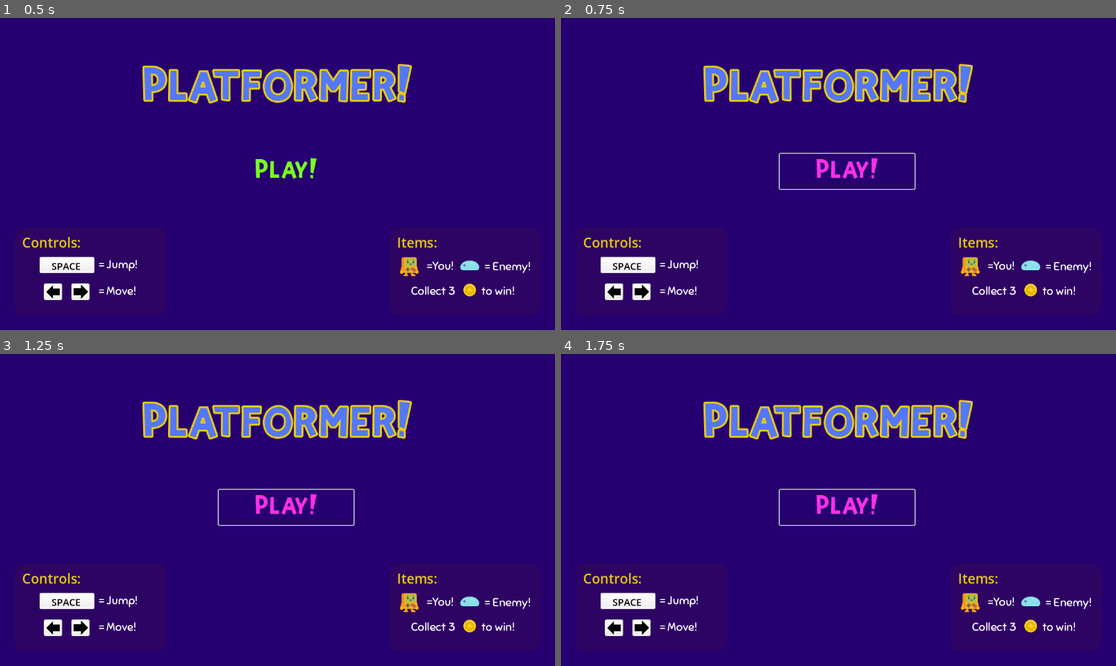
Above: before the commit, frames 1-4 (two rows, left to right).
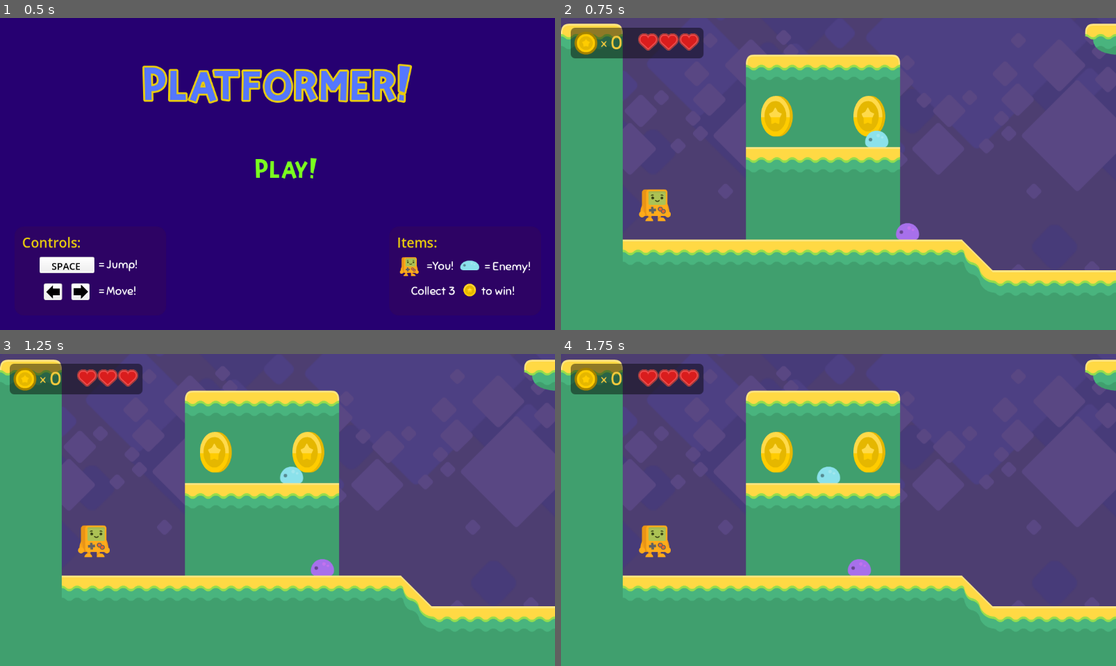
Above: after the commit, the same moments.

Repository: lufog/godot-borncg-platformer
Game: Godot game, scene res://title_menu.tscn
Same seed, same stepped clock (60 frames per second), same inputs: the game is played once before the commit and once after it.
Inputs (mouse positions are in pixels of both pictures, inside the frame that each line leads up to):
- Up to frame 1 (0.5 s): no input
- Up to frame 2 (0.75 s): click "Play!" at 0.5 s
- Up to frame 3 (1.25 s): no input
- Up to frame 4 (1.75 s): click (849, 506) at 1.25 s, where only the run before the commit has a clickable "Play!"

Frame 1 is identical in both runs. In frame 2, 100% of the frame differs, in the area x 0-100%, y 0-100%; in frame 3, 100%; in frame 4, 100%.
Error before the commit: Invalid call. Nonexistent function 'change_scene' in base 'SceneTree'. (res://play_button.gd:9)
Error after the commit: Parse Error: Cannot use "continue" outside of a loop. (res://steve.gd:37)

Commit message:
Update to beta 8

Diff:
--- a/global.gd
+++ b/global.gd
@@ -14,4 +14,4 @@
 	if lives <= 0:
 		lives = max_lives
 		hud.update_hearts()
-		tree.change_scene("res://game_over.tscn")
+		tree.change_scene_to_file("res://game_over.tscn")
--- a/hud.gd
+++ b/hud.gd
@@ -20,7 +20,7 @@
 	_update_coins(coins)
 
 	if coins == 3:
-		tree.change_scene("res://you_win.tscn")
+		tree.change_scene_to_file("res://you_win.tscn")
 
 
 func update_hearts() -> void:
--- a/main_menu_button.gd
+++ b/main_menu_button.gd
@@ -5,4 +5,4 @@
 
 
 func _on_pressed() -> void:
-	tree.change_scene("res://title_menu.tscn")
+	tree.change_scene_to_file("res://title_menu.tscn")
--- a/play_button.gd
+++ b/play_button.gd
@@ -6,4 +6,4 @@
 
 func _on_pressed() -> void:
 	Global.lives = Global.max_lives
-	tree.change_scene("res://level_1.tscn")
+	tree.change_scene_to_file("res://level_1.tscn")
--- a/project.godot
+++ b/project.godot
@@ -12,8 +12,8 @@
 
 config/name="Platformer"
 run/main_scene="res://title_menu.tscn"
-config/features=PackedStringArray("4.0", "Vulkan Clustered")
-config/icon="res://icon.png"
+config/features=PackedStringArray("4.0")
+config/icon="res://icon.svg"
 
 [autoload]
 
@@ -23,43 +23,43 @@
 
 move_left={
 "deadzone": 0.5,
-"events": [Object(InputEventKey,"resource_local_to_scene":false,"resource_name":"","device":0,"window_id":0,"store_command":true,"alt_pressed":false,"shift_pressed":false,"meta_pressed":false,"command_pressed":false,"pressed":false,"keycode …(71 unchanged characters)…
-, Object(InputEventKey,"resource_local_to_scene":false,"resource_name":"","device":0,"window_id":0,"store_command":true,"alt_pressed":false,"shift_pressed":false,"meta_pressed":false,"command_pressed":false,"pressed":false,"keycode":0,"physical_keycode":65,"unicode":0,"echo":false,"script":null)
+"events": [Object(InputEventKey,"resource_local_to_scene":false,"resource_name":"","device":0,"window_id":0,"alt_pressed":false,"shift_pressed":false,"ctrl_pressed":false,"meta_pressed":false,"pressed":false,"keycode …(71 unchanged characters)…
+, Object(InputEventKey,"resource_local_to_scene":false,"resource_name":"","device":0,"window_id":0,"alt_pressed":false,"shift_pressed":false,"ctrl_pressed":false,"meta_pressed":false,"pressed":false,"keycode":0,"physical_keycode":65,"unicode":0,"echo":false,"script":null)
 ]
 }
 move_right={
 "deadzone": 0.5,
-"events": [Object(InputEventKey,"resource_local_to_scene":false,"resource_name":"","device":0,"window_id":0,"store_command":true,"alt_pressed":false,"shift_pressed":false,"meta_pressed":false,"command_pressed":false,"pressed":false,"keycode …(71 unchanged characters)…
-, Object(InputEventKey,"resource_local_to_scene":false,"resource_name":"","device":0,"window_id":0,"store_command":true,"alt_pressed":false,"shift_pressed":false,"meta_pressed":false,"command_pressed":false,"pressed":false,"keycode":0,"physical_keycode":68,"unicode":0,"echo":false,"script":null)
+"events": [Object(InputEventKey,"resource_local_to_scene":false,"resource_name":"","device":0,"window_id":0,"alt_pressed":false,"shift_pressed":false,"ctrl_pressed":false,"meta_pressed":false,"pressed":false,"keycode …(71 unchanged characters)…
+, Object(InputEventKey,"resource_local_to_scene":false,"resource_name":"","device":0,"window_id":0,"alt_pressed":false,"shift_pressed":false,"ctrl_pressed":false,"meta_pressed":false,"pressed":false,"keycode":0,"physical_keycode":68,"unicode":0,"echo":false,"script":null)
 ]
 }
 jump={
 "deadzone": 0.5,
-"events": [Object(InputEventKey,"resource_local_to_scene":false,"resource_name":"","device":0,"window_id":0,"store_command":true,"alt_pressed":false,"shift_pressed":false,"meta_pressed":false,"command_pressed":false,"pressed":false,"keycode …(65 unchanged characters)…
+"events": [Object(InputEventKey,"resource_local_to_scene":false,"resource_name":"","device":0,"window_id":0,"alt_pressed":false,"shift_pressed":false,"ctrl_pressed":false,"meta_pressed":false,"pressed":false,"keycode …(65 unchanged characters)…
 ]
 }
 run={
 "deadzone": 0.5,
-"events": [Object(InputEventKey,"resource_local_to_scene":false,"resource_name":"","device":0,"window_id":0,"store_command":true,"alt_pressed":false,"shift_pressed":false,"meta_pressed":false,"command_pressed":false,"pressed":false,"keycode …(71 unchanged characters)…
-, Object(InputEventKey,"resource_local_to_scene":false,"resource_name":"","device":0,"window_id":0,"store_command":true,"alt_pressed":false,"shift_pressed":false,"meta_pressed":false,"command_pressed":false,"pressed":false,"keycode":0,"physical_keycode":90,"unicode":0,"echo":false,"script":null)
+"events": [Object(InputEventKey,"resource_local_to_scene":false,"resource_name":"","device":0,"window_id":0,"alt_pressed":false,"shift_pressed":false,"ctrl_pressed":false,"meta_pressed":false,"pressed":false,"keycode …(71 unchanged characters)…
+, Object(InputEventKey,"resource_local_to_scene":false,"resource_name":"","device":0,"window_id":0,"alt_pressed":false,"shift_pressed":false,"ctrl_pressed":false,"meta_pressed":false,"pressed":false,"keycode":0,"physical_keycode":90,"unicode":0,"echo":false,"script":null)
 ]
 }
 fire={
 "deadzone": 0.5,
-"events": [Object(InputEventKey,"resource_local_to_scene":false,"resource_name":"","device":0,"window_id":0,"store_command":true,"alt_pressed":false,"shift_pressed":false,"meta_pressed":false,"command_pressed":false,"pressed":false,"keycode …(65 unchanged characters)…
-, Object(InputEventKey,"resource_local_to_scene":false,"resource_name":"","device":0,"window_id":0,"store_command":true,"alt_pressed":false,"shift_pressed":false,"meta_pressed":false,"command_pressed":false,"pressed":false,"keycode":0,"physical_keycode":88,"unicode":0,"echo":false,"script":null)
+"events": [Object(InputEventKey,"resource_local_to_scene":false,"resource_name":"","device":0,"window_id":0,"alt_pressed":false,"shift_pressed":false,"ctrl_pressed":false,"meta_pressed":false,"pressed":false,"keycode …(65 unchanged characters)…
+, Object(InputEventKey,"resource_local_to_scene":false,"resource_name":"","device":0,"window_id":0,"alt_pressed":false,"shift_pressed":false,"ctrl_pressed":false,"meta_pressed":false,"pressed":false,"keycode":0,"physical_keycode":88,"unicode":0,"echo":false,"script":null)
 ]
 }
 up={
 "deadzone": 0.5,
-"events": [Object(InputEventKey,"resource_local_to_scene":false,"resource_name":"","device":0,"window_id":0,"store_command":true,"alt_pressed":false,"shift_pressed":false,"meta_pressed":false,"command_pressed":false,"pressed":false,"keycode …(71 unchanged characters)…
-, Object(InputEventKey,"resource_local_to_scene":false,"resource_name":"","device":0,"window_id":0,"store_command":true,"alt_pressed":false,"shift_pressed":false,"meta_pressed":false,"command_pressed":false,"pressed":false,"keycode":0,"physical_keycode":87,"unicode":0,"echo":false,"script":null)
+"events": [Object(InputEventKey,"resource_local_to_scene":false,"resource_name":"","device":0,"window_id":0,"alt_pressed":false,"shift_pressed":false,"ctrl_pressed":false,"meta_pressed":false,"pressed":false,"keycode …(71 unchanged characters)…
+, Object(InputEventKey,"resource_local_to_scene":false,"resource_name":"","device":0,"window_id":0,"alt_pressed":false,"shift_pressed":false,"ctrl_pressed":false,"meta_pressed":false,"pressed":false,"keycode":0,"physical_keycode":87,"unicode":0,"echo":false,"script":null)
 ]
 }
 down={
 "deadzone": 0.5,
-"events": [Object(InputEventKey,"resource_local_to_scene":false,"resource_name":"","device":0,"window_id":0,"store_command":true,"alt_pressed":false,"shift_pressed":false,"meta_pressed":false,"command_pressed":false,"pressed":false,"keycode …(71 unchanged characters)…
-, Object(InputEventKey,"resource_local_to_scene":false,"resource_name":"","device":0,"window_id":0,"store_command":true,"alt_pressed":false,"shift_pressed":false,"meta_pressed":false,"command_pressed":false,"pressed":false,"keycode":0,"physical_keycode":83,"unicode":0,"echo":false,"script":null)
+"events": [Object(InputEventKey,"resource_local_to_scene":false,"resource_name":"","device":0,"window_id":0,"alt_pressed":false,"shift_pressed":false,"ctrl_pressed":false,"meta_pressed":false,"pressed":false,"keycode …(71 unchanged characters)…
+, Object(InputEventKey,"resource_local_to_scene":false,"resource_name":"","device":0,"window_id":0,"alt_pressed":false,"shift_pressed":false,"ctrl_pressed":false,"meta_pressed":false,"pressed":false,"keycode":0,"physical_keycode":83,"unicode":0,"echo":false,"script":null)
 ]
 }
 
--- a/steve.gd
+++ b/steve.gd
@@ -112,7 +112,7 @@
 			elif Input.is_action_pressed("down"):
 				velocity.y = SPEED
 			else:
-				velocity.y = lerp(velocity.y, 0, 0.3)
+				velocity.y = lerpf(velocity.y, 0, 0.3)
 
 			if Input.is_action_pressed("move_left"):
 				velocity.x = -SPEED / 6
--- a/title_menu.tscn
+++ b/title_menu.tscn
@@ -23,8 +23,11 @@
 anchors_preset = 15
 anchor_right = 1.0
 anchor_bottom = 1.0
+grow_horizontal = 2
+grow_vertical = 2
 
 [node name="ColorRect" type="ColorRect" parent="."]
+layout_mode = 1
 anchors_preset = 15
 anchor_right = 1.0
 anchor_bottom = 1.0
@@ -34,6 +37,7 @@
 metadata/_edit_layout_mode = 1
 
 [node name="Label" type="Label" parent="."]
+layout_mode = 1
 anchors_preset = 5
 anchor_left = 0.5
 anchor_right = 0.5
@@ -53,6 +57,7 @@
 metadata/_edit_layout_mode = 1
 
 [node name="LeftPanel" type="Panel" parent="."]
+layout_mode = 1
 anchors_preset = 2
 anchor_top = 1.0
 anchor_bottom = 1.0
@@ -65,6 +70,7 @@
 metadata/_edit_layout_mode = 1
 
 [node name="TextureRect" type="TextureRect" parent="LeftPanel"]
+layout_mode = 0
 offset_left = 52.0
 offset_top = 63.0
 offset_right = 166.0
@@ -73,6 +79,7 @@
 ignore_texture_size = true
 
 [node name="Label" type="Label" parent="LeftPanel/TextureRect"]
+layout_mode = 0
 offset_left = 25.0
 offset_top = 5.0
 offset_right = 88.0
@@ -82,6 +89,7 @@
 text = "SPACE"
 
 [node name="Label2" type="Label" parent="LeftPanel/TextureRect"]
+layout_mode = 0
 offset_left = 123.0
 offset_top = 1.0
 offset_right = 210.0
@@ -91,6 +99,7 @@
 text = "= Jump!"
 
 [node name="TextureRect2" type="TextureRect" parent="LeftPanel"]
+layout_mode = 0
 offset_left = 61.0
 offset_top = 118.0
 offset_right = 99.0
@@ -99,6 +108,7 @@
 ignore_texture_size = true
 
 [node name="TextureRect" type="TextureRect" parent="LeftPanel/TextureRect2"]
+layout_mode = 1
 anchors_preset = 8
 anchor_left = 0.5
 anchor_top = 0.5
@@ -116,6 +126,7 @@
 metadata/_edit_layout_mode = 1
 
 [node name="TextureRect3" type="TextureRect" parent="LeftPanel"]
+layout_mode = 0
 offset_left = 118.0
 offset_top = 118.0
 offset_right = 156.0
@@ -124,6 +135,7 @@
 ignore_texture_size = true
 
 [node name="TextureRect" type="TextureRect" parent="LeftPanel/TextureRect3"]
+layout_mode = 1
 anchors_preset = 8
 anchor_left = 0.5
 anchor_top = 0.5
@@ -141,6 +153,7 @@
 metadata/_edit_layout_mode = 1
 
 [node name="Label3" type="Label" parent="LeftPanel"]
+layout_mode = 0
 offset_left = 175.0
 offset_top = 119.0
 offset_right = 262.0
@@ -150,6 +163,7 @@
 text = "= Move!"
 
 [node name="Label2" type="Label" parent="LeftPanel"]
+layout_mode = 0
 offset_left = 16.0
 offset_top = 14.0
 offset_right = 132.0
@@ -159,6 +173,7 @@
 text = "Controls:"
 
 [node name="RightPanel" type="Panel" parent="."]
+layout_mode = 1
 anchors_preset = 3
 anchor_left = 1.0
 anchor_top = 1.0
@@ -174,6 +189,7 @@
 metadata/_edit_layout_mode = 1
 
 [node name="TextureRect" type="TextureRect" parent="RightPanel"]
+layout_mode = 0
 offset_left = 13.0
 offset_top = 46.0
 offset_right = 70.0
@@ -183,6 +199,7 @@
 stretch_mode = 4
 
 [node name="Label" type="Label" parent="RightPanel/TextureRect"]
+layout_mode = 0
 offset_left = 65.0
 offset_top = 21.0
 offset_right = 126.0
@@ -192,6 +209,7 @@
 text = "=You!"
 
 [node name="TextureRect2" type="TextureRect" parent="RightPanel"]
+layout_mode = 0
 offset_left = 147.0
 offset_top = 68.0
 offset_right = 187.0
@@ -201,6 +219,7 @@
 stretch_mode = 4
 
 [node name="Label" type="Label" parent="RightPanel/TextureRect2"]
+layout_mode = 0
 offset_left = 51.0
 offset_right = 112.0
 offset_bottom = 33.0
@@ -209,6 +228,7 @@
 text = "= Enemy!"
 
 [node name="TextureRect3" type="TextureRect" parent="RightPanel"]
+layout_mode = 0
 offset_left = 154.0
 offset_top = 119.0
 offset_right = 181.0
@@ -218,6 +238,7 @@
 stretch_mode = 4
 
 [node name="Label" type="Label" parent="RightPanel/TextureRect3"]
+layout_mode = 0
 offset_left = -109.0
 offset_right = -5.0
 offset_bottom = 33.0
@@ -226,6 +247,7 @@
 text = "Collect 3 "
 
 [node name="Label2" type="Label" parent="RightPanel/TextureRect3"]
+layout_mode = 0
 offset_left = 37.0
 offset_right = 141.0
 offset_bottom = 33.0
@@ -234,6 +256,7 @@
 text = "to win!"
 
 [node name="Label2" type="Label" parent="RightPanel"]
+layout_mode = 0
 offset_left = 16.0
 offset_top = 14.0
 offset_right = 132.0
@@ -243,6 +266,7 @@
 text = "Items:"
 
 [node name="PlayButton" type="Button" parent="."]
+layout_mode = 0
 offset_left = 454.0
 offset_top = 282.0
 offset_right = 734.0
--- a/you_win.tscn
+++ b/you_win.tscn
@@ -1,24 +1,23 @@
-[gd_scene load_steps=5 format=3 uid="uid://p13a11waoslv"]
+[gd_scene load_steps=2 format=3 uid="uid://p13a11waoslv"]
 
-[ext_resource type="FontData" uid="uid://bbgtj8wcth6sb" path="res://assets/fonts/KiriFont.ttf" id="1_gjxau"]
 [ext_resource type="Script" path="res://main_menu_button.gd" id="2_do6cc"]
 
-[sub_resource type="Font" id="Font_rxxf5"]
-data/0 = ExtResource( "1_gjxau" )
-
-[sub_resource type="Font" id="Font_d6xhl"]
-data/0 = ExtResource( "1_gjxau" )
-
 [node name="YouWin" type="Control"]
+layout_mode = 3
+anchors_preset = 15
 anchor_right = 1.0
 anchor_bottom = 1.0
 
 [node name="ColorRect" type="ColorRect" parent="."]
+layout_mode = 1
+anchors_preset = 15
 anchor_right = 1.0
 anchor_bottom = 1.0
 color = Color(0.0627451, 0.929412, 0.960784, 1)
 
 [node name="Label" type="Label" parent="ColorRect"]
+layout_mode = 1
+anchors_preset = 5
 anchor_left = 0.5
 anchor_right = 0.5
 offset_left = -196.0
@@ -29,24 +28,24 @@
 theme_override_colors/font_color = Color(1, 0.831373, 0.266667, 1)
 theme_override_colors/font_outline_color = Color(0.913725, 0.8, 0.0509804, 1)
 theme_override_constants/outline_size = 16
-theme_override_fonts/font = SubResource( "Font_rxxf5" )
 theme_override_font_sizes/font_size = 80
 text = "You Win!"
+horizontal_alignment = 1
 metadata/_edit_layout_mode = 1
 
 [node name="MainMenuButton" type="Button" parent="."]
-offset_left = 373.0
+layout_mode = 0
+offset_left = 444.0
 offset_top = 265.0
-offset_right = 653.0
+offset_right = 724.0
 offset_bottom = 338.0
 theme_override_colors/font_color = Color(1, 0.184314, 0.909804, 1)
 theme_override_colors/font_pressed_color = Color(1, 0, 0, 1)
 theme_override_colors/font_hover_color = Color(1, 0, 0, 1)
 theme_override_colors/font_focus_color = Color(1, 0.184314, 0.909804, 1)
-theme_override_fonts/font = SubResource( "Font_d6xhl" )
 theme_override_font_sizes/font_size = 32
 text = "Main Menu"
 flat = true
-script = ExtResource( "2_do6cc" )
+script = ExtResource("2_do6cc")
 
 [connection signal="pressed" from="MainMenuButton" to="MainMenuButton" method="_on_pressed"]
